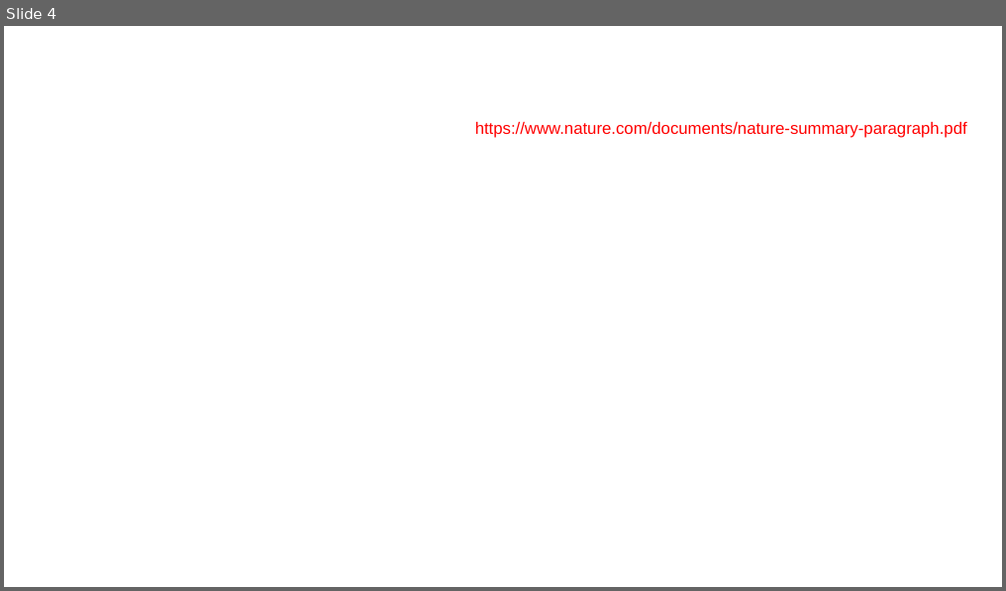
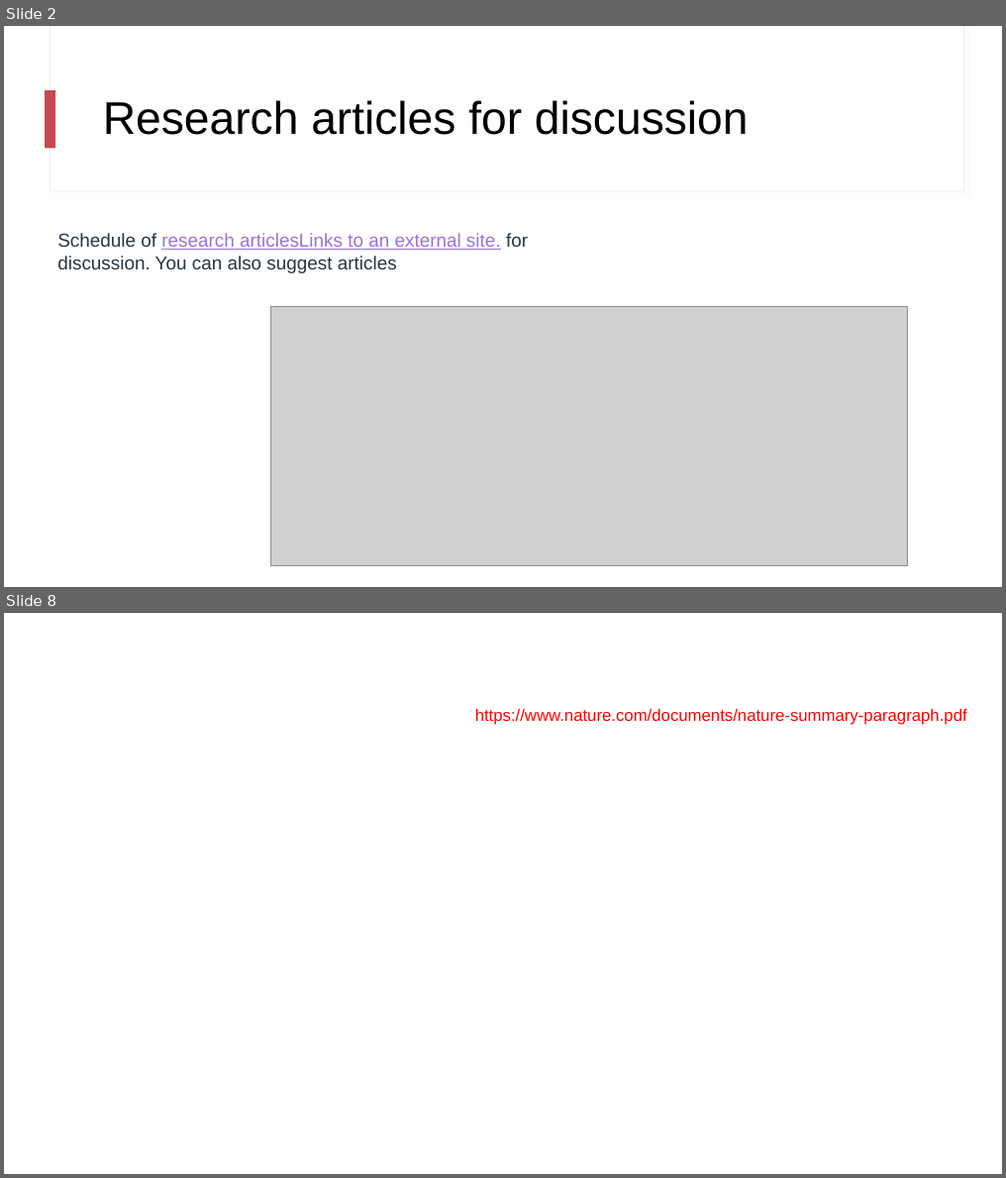
Before and after one commit to nslavov/SlavovLab, a slide deck: teaching/NS_2.pptx. Shown one above the other, each under a label of ours: slide 4 before the commit, slides 2 and 8 after it; the slides between them are not shown. The pictures are 1006x591 and 1006x1178 pixels, drawn with LibreOffice and Linux fonts; fonts in the diff are those of the drawing; grey boxes stand for pictures; background and template pictures are left out. Boxes give left, top, right and bottom in pixels: in the first picture for what was removed or moved away, otherwise in the second. Text is boxed around its words. In the diff, an @@ line names an element or a change of style, - is before the commit and + after.

```diff
--- a/teaching/NS_2.pptx
+++ b/teaching/NS_2.pptx
@@ slide 2 added at (4,26,1002,587), background #FFFFFF @@
@@ rectangle added at (50,26,963,191), fill #FFFFFF, outline #E5F0EF 0.75 pt @@
@@ rectangle added at (51,26,963,190), fill #FFFFFF @@
@@ rectangle added at (46,90,55,148), fill #C74852 @@
@@ title added at (103,100,748,135), 44 pt, text #000000 @@
+Research articles for discussion
@@ text added at (57,233,528,274), 18 pt, text #273540 @@
+Schedule of research articlesLinks to an external site. for discussion. You can also suggest articles
@@ picture added at (270,307,907,566) @@
@@ what was slide 4 is now slide 8 @@
```
Also in this commit, not shown: 1 slide changed, 8 other slides added, 1 slide removed.
